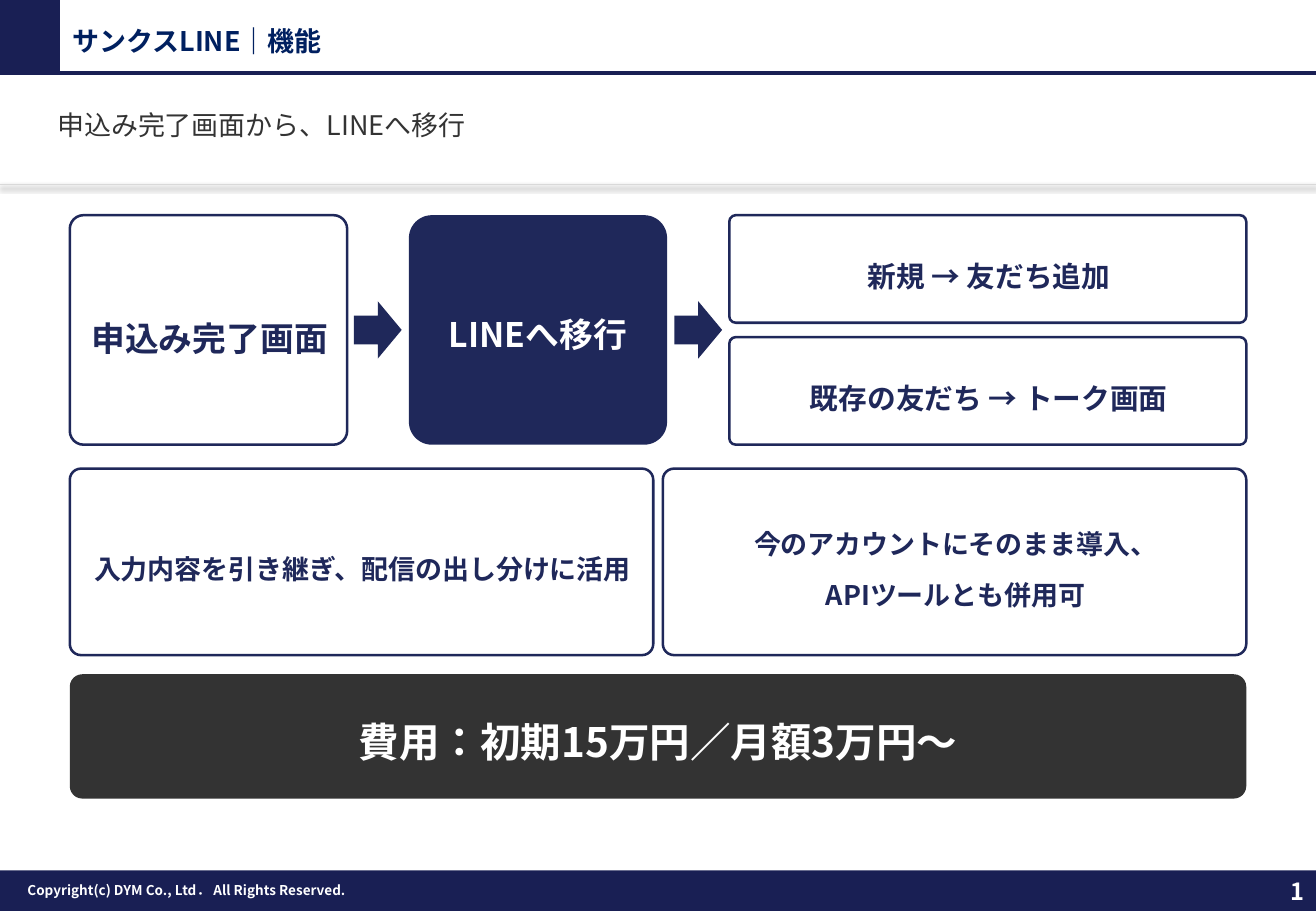
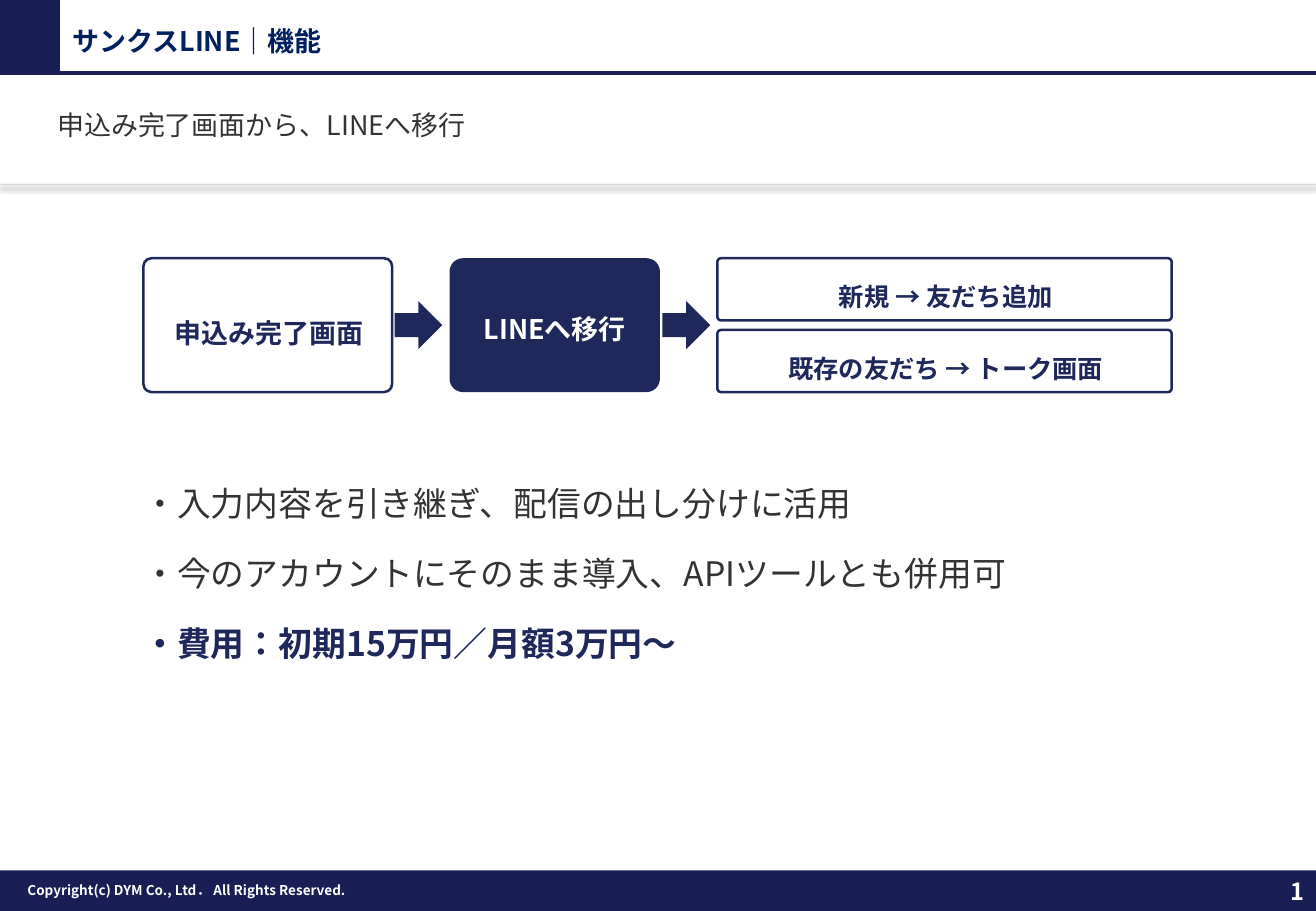
Before and after one commit to tonomura-r-dev/folder, a slide deck: slide 1 of 20261002_サンクスLINEのご提案.pptx. Drawn at 1316x911 pixels with LibreOffice and Linux fonts; fonts in the diff are those of the drawing; background and template pictures are left out. Boxes give left, top, right and bottom in pixels: in the first picture for what was removed or moved away, otherwise in the second. Text is boxed around its words. In the diff, an @@ line names an element or a change of style, - is before the commit and + after.

```diff
--- a/20261002_サンクスLINEのご提案.pptx
+++ b/20261002_サンクスLINEのご提案.pptx
@@ rounded rectangle "申込み完了画面" at [143,259,392,392]: size 20 to 16 pt @@
@@ rounded rectangle "申込み完了画面": place and size @@
-rounded rectangle "申込み完了画面" at [69,215,346,445]
+rounded rectangle "申込み完了画面" at [143,259,392,392]
@@ rounded rectangle "LINEへ移行": place and size @@
-rounded rectangle "LINEへ移行" at [410,215,668,445]
+rounded rectangle "LINEへ移行" at [450,259,660,392]
@@ rounded rectangle "LINEへ移行" at [450,259,660,392]: size 20 to 16 pt @@
@@ rounded rectangle "新規 → 友だち追加": place and size @@
-rounded rectangle "新規 → 友だち追加" at [729,215,1247,323]
+rounded rectangle "新規 → 友だち追加" at [718,259,1173,321]
@@ rounded rectangle "新規 → 友だち追加" at [718,259,1173,321]: size 17 to 15 pt @@
@@ right arrow: place and size @@
-right arrow at [354,301,401,358]
+right arrow at [395,301,442,349]
@@ right arrow: place and size @@
-right arrow at [674,301,722,358]
+right arrow at [662,301,710,349]
@@ rounded rectangle "既存の友だち → トーク画面" at [718,331,1173,392]: size 17 to 15 pt @@
@@ rounded rectangle "既存の友だち → トーク画面": place and size @@
-rounded rectangle "既存の友だち → トーク画面" at [729,338,1247,446]
+rounded rectangle "既存の友だち → トーク画面" at [718,331,1173,392]
@@ text "・入力内容を引き継ぎ、配信の出し分けに活用": place and size @@
-text "・入力内容を引き継ぎ、配信の出し分けに活用" at [69,469,653,656]
+text "・入力内容を引き継ぎ、配信の出し分けに活用" at [143,487,1005,659]
@@ text "・入力内容を引き継ぎ、配信の出し分けに活用" at [143,487,1005,659]: vertical alignment middle to top; fill #FFFFFF to none; outline #1F285A 1.5 pt to none @@
@@ rounded rectangle removed at [663,469,1247,656] @@
-今のアカウントにそのまま導入、
-APIツールとも併用可
@@ text at [143,487,1005,659]: text changed; size 16 to 20 pt; text colour #1F285A to #333333; bold off @@
-入力内容を引き継ぎ、配信の出し分けに活用
+・入力内容を引き継ぎ、配信の出し分けに活用
+・今のアカウントにそのまま導入、APIツールとも併用可
+・費用：初期15万円／月額3万円〜
@@ rounded rectangle removed at [69,674,1247,798] @@
-費用：初期15万円／月額3万円〜
```
Also in this commit, not shown: 3 other slides changed, 3 other files.
